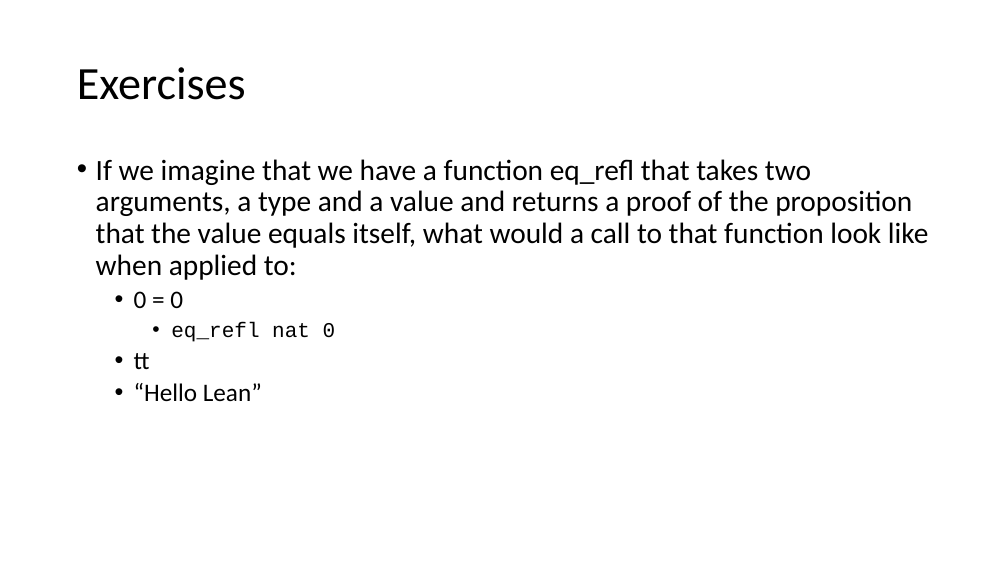
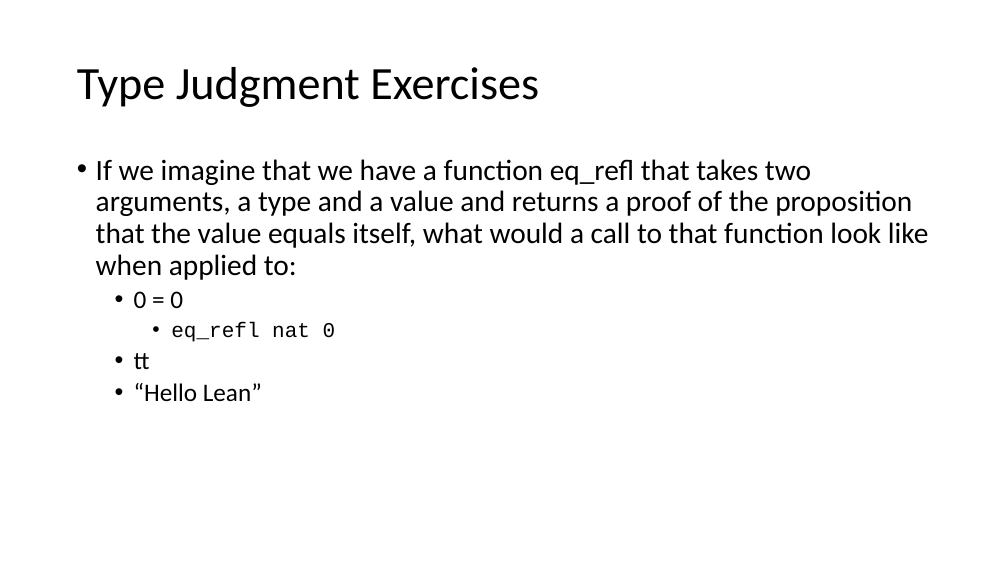
Before and after one commit to kevinsullivan/cs-dm, a slide deck: slide 10 of 01_Equality/Equality.pptx. Drawn at 1008x567 pixels with LibreOffice and Linux fonts; fonts in the diff are those of the drawing. Boxes give left, top, right and bottom in pixels: in the first picture for what was removed or moved away, otherwise in the second. Text is boxed around its words. In the diff, an @@ line names an element or a change of style, - is before the commit and + after.

Commit message:
Finished equality slides and fixed minor typos

```diff
--- a/01_Equality/Equality.pptx
+++ b/01_Equality/Equality.pptx
@@ title at (77,67,539,107): text changed @@
-Exercises
+Type Judgment Exercises
```
Also in this commit, not shown: 2 other slides changed, 12 slides added, 1 slide removed, 2 other files.
